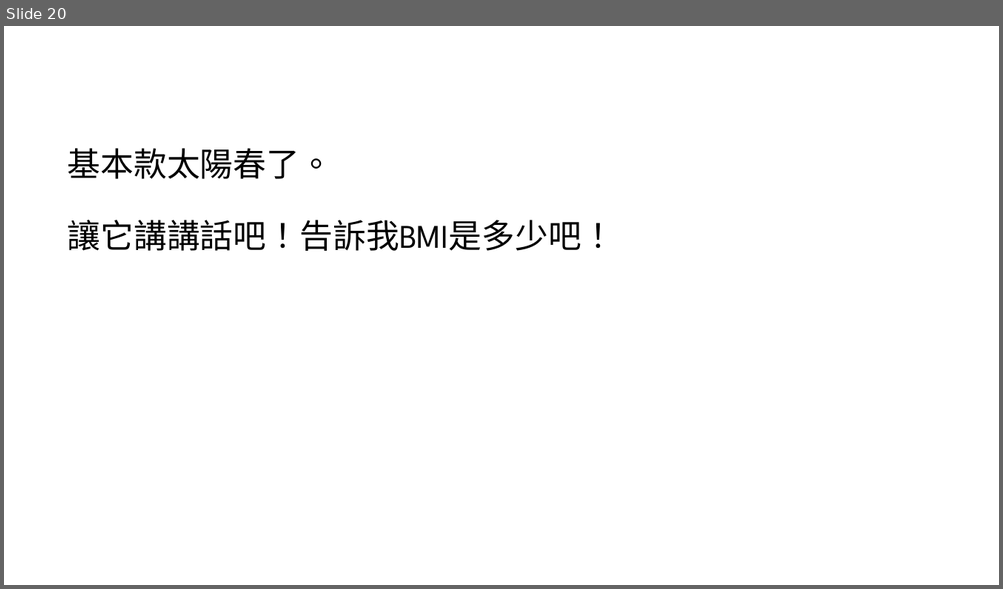
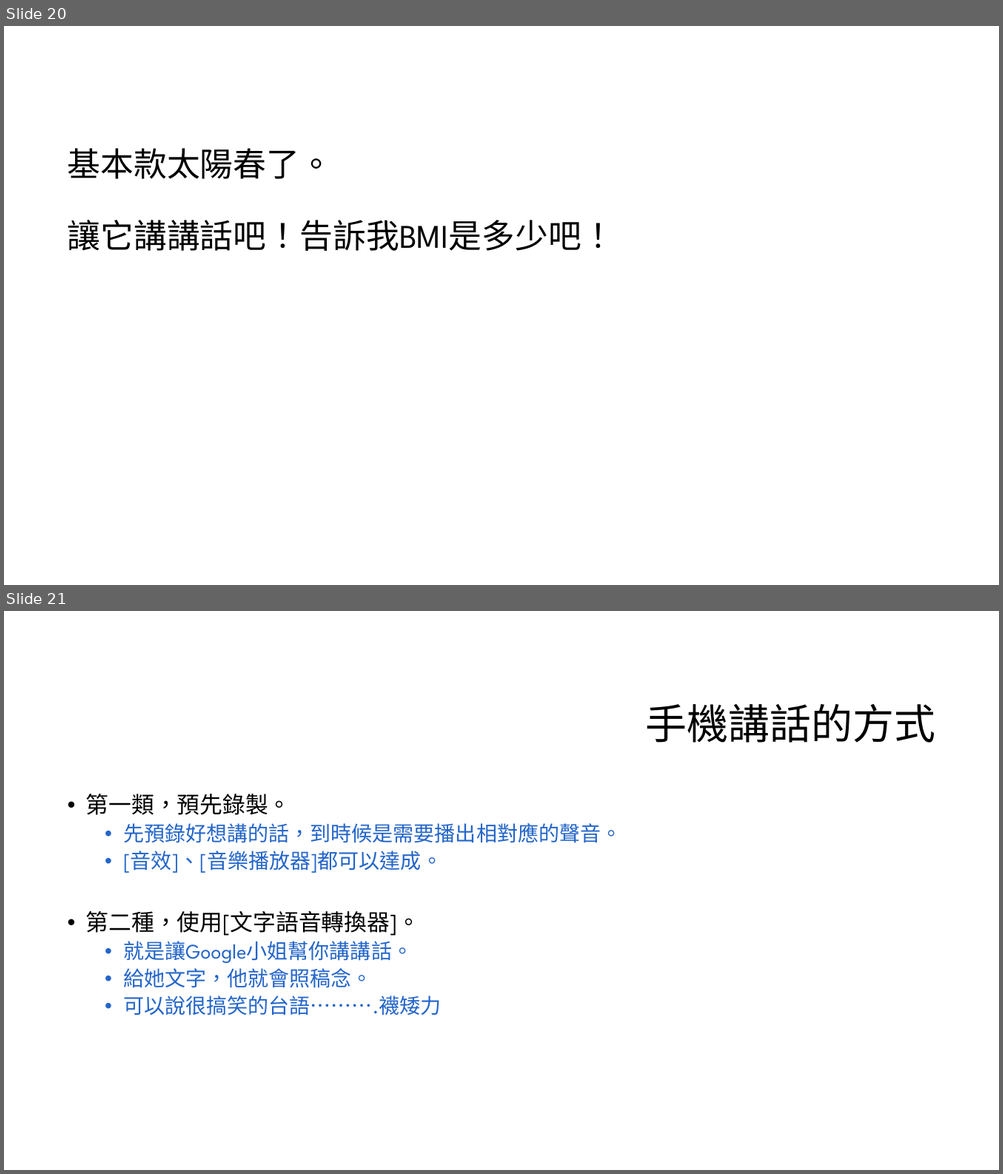
Before and after one commit to liulawsi/My_PPTs, a slide deck: CHING JIAN/AppInventor/03_你的BMI正常嗎.pptx. Shown one above the other, each under a label of ours: slide 20 before the commit, slides 20 and 21 after it. The pictures are 1003x589 and 1003x1174 pixels, drawn with LibreOffice and Linux fonts; fonts in the diff are those of the drawing; background and template pictures are left out. Boxes give left, top, right and bottom in pixels: in the first picture for what was removed or moved away, otherwise in the second. Text is boxed around its words. In the diff, an @@ line names an element or a change of style, - is before the commit and + after.

```diff
--- a/CHING JIAN/AppInventor/03_你的BMI正常嗎.pptx
+++ b/CHING JIAN/AppInventor/03_你的BMI正常嗎.pptx
@@ slide 21 added at (4,611,999,1170), background #FFFFFF @@
@@ title added at (646,703,936,743), 40 pt, text #000000 @@
+手機講話的方式
@@ text added at (86,794,621,1016), 20 pt, text #2365C9 @@
+• 第一類，預先錄製。
+  • 先預錄好想講的話，到時候是需要播出相對應的聲音。
+  • [音效]、[音樂播放器]都可以達成。
+• 第二種，使用[文字語音轉換器]。
+  • 就是讓Google小姐幫你講講話。
+  • 給她文字，他就會照稿念。
+  • 可以說很搞笑的台語……….襪矮力
```
Also in this commit, not shown: 2 slides changed, 5 other slides added, 1 slide removed, 9 other files.
